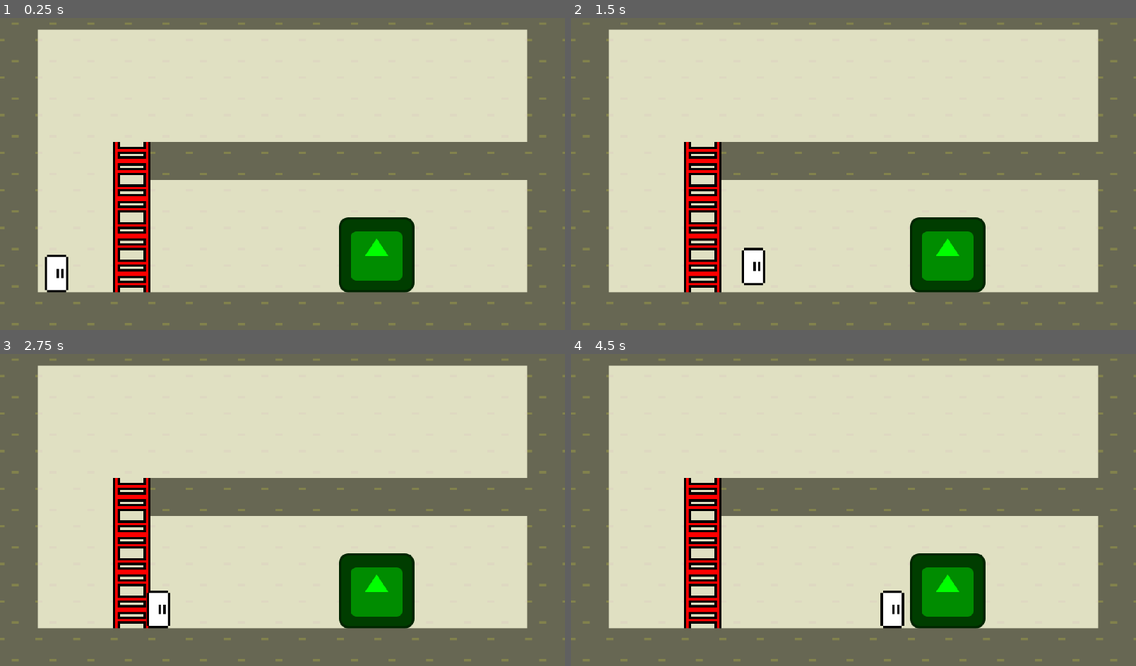
Above: before the commit, frames 1-4 (two rows, left to right).
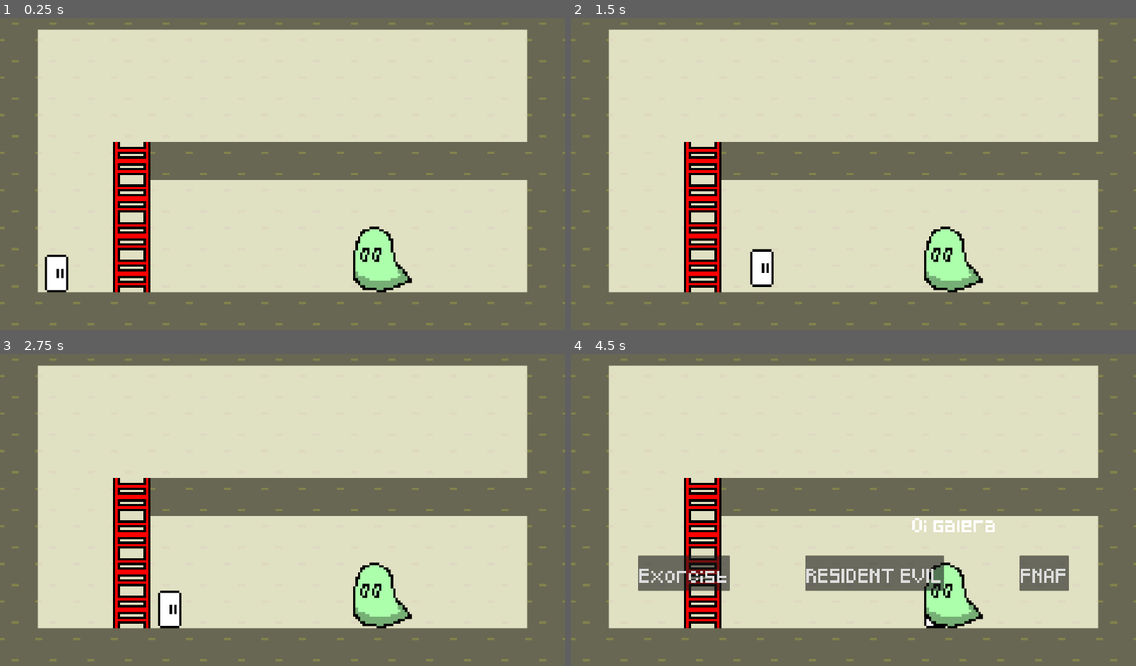
Above: after the commit, the same moments.

Repository: heitortetznerpereira/GGJ2026
Game: Godot game, scene res://main.tscn
Same seed, same stepped clock (60 frames per second), same inputs: the game is played once before the commit and once after it. The engine's default icon, where the game draws it, is replaced by a stand-in: a white triangle on a blue panel in a dark square.
Inputs:
- Up to frame 1 (0.25 s): no input
- Up to frame 2 (1.5 s): tap Enter at 0.5 s; hold D (move_right) from 0.53 s (still down); tap Space (interact) at 0.6 s; tap W (move_up) at 0.77, 0.8, 1.07, 1.35 s
- Up to frame 3 (2.75 s): tap W (move_up) at 1.52, 1.82, 2.3 s; tap Space (interact) at 1.55, 2.1 s; release D (move_right) at 2.03 s; hold Left (move_left) from 2.03 s (still down)
- Up to frame 4 (4.5 s): release Left (move_left) at 2.78 s; hold D (move_right) 2.78-4.28 s; tap Space (interact) at 2.85, 4.35 s; tap W (move_up) at 3.02, 3.32, 3.6, 3.77, 4.07 s; hold Left (move_left) from 4.28 s (still down)

The runs differ from the first frame. In frame 1, 3.2% of the frame differs, in the area x 60-74%, y 63-89%; in frame 2, 3.7%; in frame 3, 3.8%; in frame 4, 8.6%, in the area x 11-89%, y 52-89%.

Commit message:
mais coisa

Diff:
--- a/autoload/global.gd
+++ b/autoload/global.gd
@@ -6,3 +6,4 @@
 )
 
 var player : Player
+var map : Map
--- a/maps/building/building.tscn
+++ b/maps/building/building.tscn
@@ -1,6 +1,7 @@
 [gd_scene format=4 uid="uid://dhabjv545ouwt"]
 
 [ext_resource type="Script" uid="uid://grrl5h1qrhem" path="res://maps/map.gd" id="1_h04c8"]
+[ext_resource type="PackedScene" uid="uid://prs83wb4vj4p" path="res://monsters/re_monster/re_monster.tscn" id="2_bnirl"]
 [ext_resource type="Texture2D" uid="uid://dvhogmvwldond" path="res://maps/building/spr_tileset_b.png" id="2_cplqv"]
 [ext_resource type="PackedScene" uid="uid://b51tkcnke32fs" path="res://player/player.tscn" id="2_yploq"]
 [ext_resource type="TileSet" uid="uid://b6y2ac3e1gqyn" path="res://maps/stairs_tile.tres" id="3_dfo5w"]
@@ -18,10 +19,12 @@
 physics_layer_0/collision_layer = 1
 sources/0 = SubResource("TileSetAtlasSource_bju83")
 
-[node name="Building" type="Node2D" unique_id=1541245829 node_paths=PackedStringArray("tile_map", "player")]
+[node name="Building" type="Node2D" unique_id=1541245829 node_paths=PackedStringArray("tile_map", "player", "phantom")]
 script = ExtResource("1_h04c8")
 tile_map = NodePath("PaintTile")
 player = NodePath("Player")
+phantom = NodePath("Phantom")
+re_monster_s = ExtResource("2_bnirl")
 metadata/_custom_type_script = "uid://grrl5h1qrhem"
 
 [node name="PaintTile" type="TileMapLayer" parent="." unique_id=74287315]
--- a/maps/map.gd
+++ b/maps/map.gd
@@ -4,7 +4,17 @@
 
 @export var tile_map : TileMapLayer
 @export var player : Player
+@export var phantom : Phantom
+@export var re_monster_s : PackedScene
 
 
 func _ready() -> void:
+	Global.map = self
 	player.restrict_cam(tile_map)
+
+
+func start_re():
+	phantom.queue_free()
+	var re_monster : REMonster = re_monster_s.instantiate()
+	re_monster.position = phantom.position
+	add_child(re_monster)
--- a/monsters/phantom/phantom.gd
+++ b/monsters/phantom/phantom.gd
@@ -1,2 +1,10 @@
 class_name Phantom
 extends Area2D
+
+
+func start_re():
+	pass
+
+
+func on_interact():
+	Global.player.mask_opt()
--- a/monsters/phantom/phantom.tscn
+++ b/monsters/phantom/phantom.tscn
@@ -1,7 +1,7 @@
 [gd_scene format=3 uid="uid://bu17uw1f2baw8"]
 
 [ext_resource type="Script" uid="uid://wpabcmy42e6d" path="res://monsters/phantom/phantom.gd" id="1_xr567"]
-[ext_resource type="Texture2D" uid="uid://d3v8eynat77lb" path="res://icon.svg" id="2_ykdrl"]
+[ext_resource type="Texture2D" uid="uid://bbi0ttgjwjjjj" path="res://assets/sprites/ghosts.png" id="2_fibky"]
 [ext_resource type="Script" uid="uid://icjf04lt7x84" path="res://util/inter_area.gd" id="3_fibky"]
 
 [sub_resource type="RectangleShape2D" id="RectangleShape2D_q5ps1"]
@@ -11,16 +11,17 @@
 script = ExtResource("1_xr567")
 
 [node name="Sprite2D" type="Sprite2D" parent="." unique_id=220380501]
-modulate = Color(0, 1, 0, 1)
+modulate = Color(0.6745098, 1, 0.67058825, 1)
 position = Vector2(0, -16)
-scale = Vector2(0.25, 0.25)
-texture = ExtResource("2_ykdrl")
+texture = ExtResource("2_fibky")
+vframes = 4
 
-[node name="InterArea" type="Area2D" parent="." unique_id=1848405423 node_paths=PackedStringArray("label")]
+[node name="InterArea" type="Area2D" parent="." unique_id=1848405423 node_paths=PackedStringArray("label", "n_body")]
 collision_layer = 0
 collision_mask = 4
 script = ExtResource("3_fibky")
 label = NodePath("Label")
+n_body = NodePath("..")
 metadata/_custom_type_script = "uid://icjf04lt7x84"
 
 [node name="CollisionShape2D" type="CollisionShape2D" parent="InterArea" unique_id=1779091713]
--- a/monsters/re_monster/re_monster.gd
+++ b/monsters/re_monster/re_monster.gd
@@ -4,11 +4,15 @@
 
 const BASE_SPEED : float = 40
 
-@export var target : Player
+var player : Player
+
+
+func _ready() -> void:
+	player = Global.player
 
 
 func _process(delta: float) -> void:
-	var dir := (target.global_position - global_position
+	var dir := (player.global_position - global_position
 	).normalized()
 	velocity = dir * BASE_SPEED
 	move_and_slide()
--- /dev/null
+++ b/player/hud.gd
@@ -0,0 +1,23 @@
+class_name HUD
+extends Control
+
+
+@export var player : Player
+@export var masks : Control
+
+
+func _ready() -> void:
+	masks.hide()
+
+
+func _on_re_btn_pressed() -> void:
+	player.start_re()
+	masks.hide()
+
+
+func _on_ex_btn_pressed() -> void:
+	masks.hide()
+
+
+func _on_fnaf_btn_pressed() -> void:
+	masks.hide()
--- a/player/player.gd
+++ b/player/player.gd
@@ -6,6 +6,10 @@
 
 @export var main_cam : Camera2D
 @export var stairs_area : Area2D
+@export var hud : HUD
+
+var inter_area : InterArea
+var speed := BASE_SPEED
 
 
 func _ready() -> void:
@@ -17,11 +21,13 @@
 
 
 func move(delta : float):
-	var input_dir := Input.get_vector("move_left", "move_right",
-	"move_up", "move_down")
-	velocity.x = input_dir.x * BASE_SPEED
+	var input_dir := Vector2(
+		Input.get_axis("move_left", "move_right"),
+		Input.get_axis("move_up", "move_down")
+	)
+	velocity.x = input_dir.x * speed
 	if stairs_area.has_overlapping_bodies() and input_dir.y:
-		velocity.y = input_dir.y * BASE_SPEED
+		velocity.y = input_dir.y * speed
 	elif not is_on_floor():
 		velocity.y += Global.gravity * delta
 	move_and_slide()
@@ -34,3 +40,15 @@
 	main_cam.limit_top = rect.position.y * size.y
 	main_cam.limit_right = rect.end.x * size.x
 	main_cam.limit_bottom = rect.end.y * size.y
+
+
+func mask_opt():
+	speed = 0
+	hud.masks.show()
+
+
+func start_re():
+	speed = BASE_SPEED
+	Global.map.start_re()
+	inter_area.queue_free()
+	inter_area = null
--- a/player/player.tscn
+++ b/player/player.tscn
@@ -2,17 +2,19 @@
 
 [ext_resource type="Script" uid="uid://biwlcv6bb6x8g" path="res://player/player.gd" id="1_rkbax"]
 [ext_resource type="Texture2D" uid="uid://fcvs0ghy7a3u" path="res://player/spr_player.png" id="2_g1dw6"]
+[ext_resource type="Script" uid="uid://dlp5mhes7osav" path="res://player/hud.gd" id="3_g1dw6"]
 
 [sub_resource type="RectangleShape2D" id="RectangleShape2D_rkbax"]
 size = Vector2(8, 16)
 
 [sub_resource type="RectangleShape2D" id="RectangleShape2D_g1dw6"]
 
-[node name="Player" type="CharacterBody2D" unique_id=910214005 node_paths=PackedStringArray("main_cam", "stairs_area")]
+[node name="Player" type="CharacterBody2D" unique_id=910214005 node_paths=PackedStringArray("main_cam", "stairs_area", "hud")]
 collision_layer = 4
 script = ExtResource("1_rkbax")
 main_cam = NodePath("MainCam")
 stairs_area = NodePath("StairsArea")
+hud = NodePath("CanvasLayer/HUD")
 
 [node name="Sprite2D" type="Sprite2D" parent="." unique_id=802551471]
 position = Vector2(0, -8)
@@ -33,3 +35,58 @@
 
 [node name="CollisionShape2D" type="CollisionShape2D" parent="StairsArea" unique_id=754765987]
 shape = SubResource("RectangleShape2D_g1dw6")
+
+[node name="CanvasLayer" type="CanvasLayer" parent="." unique_id=1858821593]
+
+[node name="HUD" type="Control" parent="CanvasLayer" unique_id=1505060073 node_paths=PackedStringArray("player", "masks")]
+layout_mode = 3
+anchors_preset = 15
+anchor_right = 1.0
+anchor_bottom = 1.0
+grow_horizontal = 2
+grow_vertical = 2
+script = ExtResource("3_g1dw6")
+player = NodePath("../..")
+masks = NodePath("Masks")
+
+[node name="Masks" type="Control" parent="CanvasLayer/HUD" unique_id=2051493043]
+layout_mode = 1
+anchors_preset = 15
+anchor_right = 1.0
+anchor_bottom = 1.0
+grow_horizontal = 2
+grow_vertical = 2
+
+[node name="HBoxContainer" type="HBoxContainer" parent="CanvasLayer/HUD/Masks" unique_id=1500732080]
+layout_mode = 1
+anchors_preset = 8
+anchor_left = 0.5
+anchor_top = 0.5
+anchor_right = 0.5
+anchor_bottom = 0.5
+offset_left = -732.0
+offset_top = 164.0
+offset_right = 732.0
+offset_bottom = 284.0
+grow_horizontal = 2
+grow_vertical = 2
+theme_override_constants/separation = 256
+
+[node name="ExBtn" type="Button" parent="CanvasLayer/HUD/Masks/HBoxContainer" unique_id=1411884053]
+layout_mode = 2
+theme_override_font_sizes/font_size = 40
+text = "Exorcist"
+
+[node name="REBtn" type="Button" parent="CanvasLayer/HUD/Masks/HBoxContainer" unique_id=1316209683]
+layout_mode = 2
+theme_override_font_sizes/font_size = 40
+text = "RESIDENT EVIL"
+
+[node name="FNAFBtn" type="Button" parent="CanvasLayer/HUD/Masks/HBoxContainer" unique_id=1062525053]
+layout_mode = 2
+theme_override_font_sizes/font_size = 40
+text = "FNAF"
+
+[connection signal="pressed" from="CanvasLayer/HUD/Masks/HBoxContainer/ExBtn" to="CanvasLayer/HUD" method="_on_ex_btn_pressed"]
+[connection signal="pressed" from="CanvasLayer/HUD/Masks/HBoxContainer/REBtn" to="CanvasLayer/HUD" method="_on_re_btn_pressed"]
+[connection signal="pressed" from="CanvasLayer/HUD/Masks/HBoxContainer/FNAFBtn" to="CanvasLayer/HUD" method="_on_fnaf_btn_pressed"]
--- a/util/inter_area.gd
+++ b/util/inter_area.gd
@@ -1,10 +1,11 @@
 class_name InterArea
 extends Area2D
 
-
 @export var label : Label
+@export var n_body : Node
 
 var player : Player
+
 
 
 func _ready() -> void:
@@ -15,9 +16,19 @@
 
 func on_body_entered(body : Node2D):
 	if body is Player:
+		player = body
+		player.inter_area = self
 		label.show()
 
 
 func on_body_exited(body : Node2D):
 	if body is Player:
+		player = null
+		await get_tree().physics_frame
+		Global.player.inter_area = null
 		label.hide()
+
+
+func _physics_process(delta: float) -> void:
+	if player and Input.is_action_just_pressed("interact"):
+		n_body.on_interact()
Renamed: New Piskel.png -> assets/sprites/ghosts.png
Not shown, added: assets/sprites/ghosts.png.import
Not shown, added: player/hud.gd.uid
